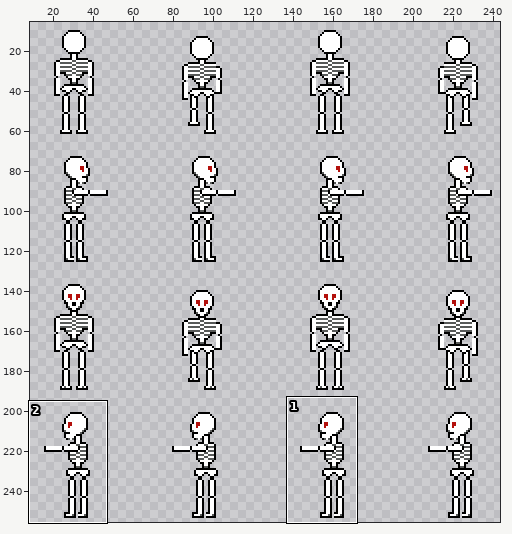
Two versions of one pixel-art file, assets/aseprite/skeleton2.aseprite. The picture above shows the old version from afar; the outline marks the close-up.
Close-up. Before the commit:
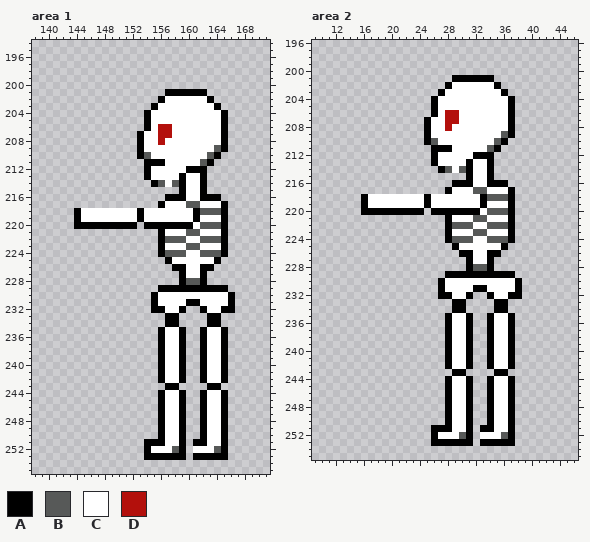
256x256 pixels, 1 frame. Pixels under 10% opacity are left out. Colours within 5 levels of each other are drawn and written as one. Shown: area 1: x 138..171, y 194..255; area 2: x 9..46, y 196..255. The wide view leaves out empty margins. The commit also changed other parts of the picture, which this record leaves out.
Visible layers, top first: "Side", "Skel".
Palette (. is transparent): A #000000  B #575958  C #ffffff  D #b3100c
Pixels before, area 1, first column x 144:
201 .............AAAAAA....
202 ............ACCCCCCA...
203 ...........ACCCCCCCCA..
204 ..........ACCCCCCCCCCA.
205 ..........ACCCCCCCCCCA.
206 ..........ACDDCCCCCCCA.
207 .........ACCDDCCCCCCCA.
208 .........ACCDCCCCCCCCA.
209 .........ACCCCCCCCCCBA.
210 .........ABCCCCCCCCBA..
211 ..........AAACCCCCBA...
212 ..........ACCCCCAAA....
213 ..........ACCCCACCA....
214 ...........ABCBACCA....
215 ...............ACCA....
216 .............AAACCAAA..
217 ............ACCCBBCCCA.
218 ACCCCCCCCACCCCCCCABBBA.
219 ACCCCCCCCACCCCCCCACCCA.
220 AAAAAAAAA.AAAAAAACBBBA.
221 ............ACCCBBCCCA.
222 ............ABBBCCBBBA.
223 ............ACCCBBCCCA.
224 ............ABBBCCBBBA.
225 .............ACCCCCCA..
226 ..............AACCAA...
227 ...............ACCA....
228 ...............ABBA....
229 ............AAAAAAAAAA.
230 ...........ACCCCCCCCCCA
231 ...........ACCCCAACCCCA
232 ...........AACCA..ACCAA
233 .............AA....AA..
234 .............AA....AA..
235 ............ACCA..ACCA.
236 ............ACCA..ACCA.
237 ............ACCA..ACCA.
238 ............ACCA..ACCA.
239 ............ACCA..ACCA.
240 ............ACCA..ACCA.
241 ............ACCA..ACCA.
242 ............ACCA..ACCA.
243 .............AA....AA..
244 ............ACCA..ACCA.
245 ............ACCA..ACCA.
246 ............ACCA..ACCA.
247 ............ACCA..ACCA.
248 ............ACCA..ACCA.
249 ............ACCA..ACCA.
250 ............ACCA..ACCA.
251 ..........AAACCA.AACCA.
252 ..........ACCCBA.CCCBA.
253 ..........AAAAAA.AAAAA.
Pixels before, area 2, first column x 16:
201 .............AAAAAA....
202 ............ACCCCCCA...
203 ...........ACCCCCCCCA..
204 ..........ACCCCCCCCCCA.
205 ..........ACCCCCCCCCCA.
206 ..........ACDDCCCCCCCA.
207 .........ACCDDCCCCCCCA.
208 .........ACCDCCCCCCCCA.
209 .........ACCCCCCCCCCBA.
210 .........ABCCCCCCCCBA..
211 ..........AAACCCCCBA...
212 ..........ACCCCCAAA....
213 ..........ACCCCACCA....
214 ...........ABCBACCA....
215 ...............ACCA....
216 .............AAACCAAA..
217 ............ACCCBBCCCA.
218 ACCCCCCCCACCCCCCCABBBA.
219 ACCCCCCCCACCCCCCCACCCA.
220 AAAAAAAAA.AAAAAAACBBBA.
221 ............ACCCBBCCCA.
222 ............ABBBCCBBBA.
223 ............ACCCBBCCCA.
224 ............ABBBCCBBBA.
225 .............ACCCCCCA..
226 ..............AACCAA...
227 ...............ACCA....
228 ...............ABBA....
229 ............AAAAAAAAAA.
230 ...........ACCCCCCCCCCA
231 ...........ACCCCAACCCCA
232 ...........AACCA..ACCAA
233 .............AA....AA..
234 .............AA....AA..
235 ............ACCA..ACCA.
236 ............ACCA..ACCA.
237 ............ACCA..ACCA.
238 ............ACCA..ACCA.
239 ............ACCA..ACCA.
240 ............ACCA..ACCA.
241 ............ACCA..ACCA.
242 ............ACCA..ACCA.
243 .............AA....AA..
244 ............ACCA..ACCA.
245 ............ACCA..ACCA.
246 ............ACCA..ACCA.
247 ............ACCA..ACCA.
248 ............ACCA..ACCA.
249 ............ACCA..ACCA.
250 ............ACCA..ACCA.
251 ..........AAACCA.AACCA.
252 ..........ACCCBA.CCCBA.
253 ..........AAAAAA.AAAAA.
After the commit:
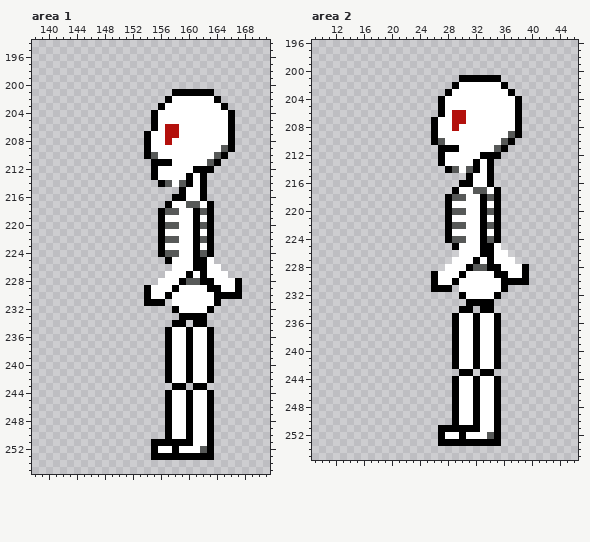
From old to new:
layer "Side_Left" added
layer "Side_Left_Head" added
layer "Side_Legs_Left" added
layer "Side_Legs2_Left" added
layer "Side_Arms2_Left" added
layer "Side_Arms_Left" added
layer "Side" removed
Area 1:
y 201: x 157 A -> .; x 163 . -> A
y 202: x 156..157 AC -> .A; x 163..164 A. -> CA
y 203: x 155..156 AC -> .A; x 164..165 A. -> CA
y 204..205: x 154..155 AC -> .A; x 165..166 A. -> CA
y 206: x 154..156 ACD -> .AC; x 158 C -> D; x 165..166 A. -> CA
y 207: x 153..154 AC -> .A; x 156 D -> C; x 158 C -> D; x 165..166 A. -> CA
y 208: x 153..154 AC -> .A; x 156..157 DC -> CD; x 165..166 A. -> CA
y 209: x 153..154 AC -> .A; x 164..166 BA. -> CBA
y 210: x 153..155 ABC -> .AB; x 163..165 BA. -> CBA
y 211: x 154 A -> .; x 157 C -> A; x 162..164 BA. -> CBA
y 212: x 154..155 AC -> .A; x 160 A -> C; x 163 . -> A
y 213: x 154..155 AC -> .A; x 159..160 AC -> CA
y 214: x 155..160 ABCBAC -> .ABCBA
y 216: x 157 A -> .; x 163..164 AA -> ..
y 217: x 156..157 AC -> .A; x 163..165 CCA -> A..
y 218: x 144..158 ACCCCCCCCACCCCC -> ............ABB; x 163..165 BBA -> A..
y 219: x 144..156 ACCCCCCCCACCC -> ............A; x 163..165 CCA -> A..
y 220: x 144..152 AAAAAAAAA -> .........; x 154..155 AA -> ..; x 157..161 AAAAC -> BBCCA; x 163..165 BBA -> A..
y 221: x 160..161 BB -> CA; x 163..165 CCA -> A..
y 222: x 159 B -> C; x 161 C -> A; x 163..165 BBA -> A..
y 223: x 160..161 BB -> CA; x 163..165 CCA -> A..
y 224: x 159 B -> C; x 161 C -> A; x 163..165 BBA -> A..
y 225: x 161..162 CC -> AA; x 164 A -> .
y 226: x 158..159 AA -> CC; x 161 C -> A; x 163..164 A. -> CC
y 227: x 157..160 ..AC -> CCCA; x 163..165 ... -> CCC
y 228: x 156..158 ... -> CCC; x 163..167 ..... -> ACCCA
y 229: x 154..157 ..AA -> ACCC; x 159..162 AAAA -> CCCC; x 165..167 A.. -> CCA
y 230: x 154..155 .A -> AC; x 157 C -> A; x 164..165 CC -> AA; x 167 . -> A
y 231: x 154 . -> A; x 156..157 CC -> A.; x 160..161 AA -> CC; x 164..166 CCA -> A..
y 232: x 155..166 AACCA..ACCAA -> ...ACCCCA...
y 233: x 157..164 AA....AA -> ..AAAA..
y 234: x 157 A -> .; x 159 . -> A; x 161..164 ..AA -> AA..
y 235..242: x 156..157 AC -> .A; x 159..165 A..ACCA -> CACCA..
y 243: x 157 A -> .; x 159 . -> A; x 161..164 ..AA -> AA..
y 244..250: x 156..157 AC -> .A; x 159..165 A..ACCA -> CACCA..
y 251: x 154 A -> .; x 157..158 CC -> AA; x 160..165 .AACCA -> ACCA..
y 252: x 154..155 AC -> .A; x 158..160 BA. -> ACC; x 162..165 CCBA -> BA..
y 253: x 154 A -> .; x 160 . -> A; x 164..165 AA -> ..
Area 2:
y 201: x 29 A -> .; x 35 . -> A
y 202: x 28..29 AC -> .A; x 35..36 A. -> CA
y 203: x 27..28 AC -> .A; x 36..37 A. -> CA
y 204..205: x 26..27 AC -> .A; x 37..38 A. -> CA
y 206: x 26..28 ACD -> .AC; x 30 C -> D; x 37..38 A. -> CA
y 207: x 25..26 AC -> .A; x 28 D -> C; x 30 C -> D; x 37..38 A. -> CA
y 208: x 25..26 AC -> .A; x 28..29 DC -> CD; x 37..38 A. -> CA
y 209: x 25..26 AC -> .A; x 36..38 BA. -> CBA
y 210: x 25..27 ABC -> .AB; x 35..37 BA. -> CBA
y 211: x 26 A -> .; x 29 C -> A; x 34..36 BA. -> CBA
y 212: x 26..27 AC -> .A; x 32 A -> C; x 35 . -> A
y 213: x 26..27 AC -> .A; x 31..32 AC -> CA
y 214: x 27..32 ABCBAC -> .ABCBA
y 216: x 29 A -> .; x 35..36 AA -> ..
y 217: x 28..29 AC -> .A; x 35..37 CCA -> A..
y 218: x 16..30 ACCCCCCCCACCCCC -> ............ABB; x 35..37 BBA -> A..
y 219: x 16..28 ACCCCCCCCACCC -> ............A; x 35..37 CCA -> A..
y 220: x 16..24 AAAAAAAAA -> .........; x 26..27 AA -> ..; x 29..33 AAAAC -> BBCCA; x 35..37 BBA -> A..
y 221: x 32..33 BB -> CA; x 35..37 CCA -> A..
y 222: x 31 B -> C; x 33 C -> A; x 35..37 BBA -> A..
y 223: x 32..33 BB -> CA; x 35..37 CCA -> A..
y 224: x 31 B -> C; x 33 C -> A; x 35..37 BBA -> A..
y 225: x 33..34 CC -> AA; x 36 A -> .
y 226: x 30..31 AA -> CC; x 33 C -> A; x 35..36 A. -> CC
y 227: x 29..32 ..AC -> CCCA; x 35..37 ... -> CCC
y 228: x 28..30 ... -> CCC; x 35..39 ..... -> ACCCA
y 229: x 26..29 ..AA -> ACCC; x 31..34 AAAA -> CCCC; x 37..39 A.. -> CCA
y 230: x 26..27 .A -> AC; x 29 C -> A; x 36..37 CC -> AA; x 39 . -> A
y 231: x 26 . -> A; x 28..29 CC -> A.; x 32..33 AA -> CC; x 36..38 CCA -> A..
y 232: x 27..38 AACCA..ACCAA -> ...ACCCCA...
y 233: x 29..36 AA....AA -> ..AAAA..
y 234: x 29 A -> .; x 31 . -> A; x 33..36 ..AA -> AA..
y 235..242: x 28..29 AC -> .A; x 31..37 A..ACCA -> CACCA..
y 243: x 29 A -> .; x 31 . -> A; x 33..36 ..AA -> AA..
y 244..250: x 28..29 AC -> .A; x 31..37 A..ACCA -> CACCA..
y 251: x 26 A -> .; x 29..30 CC -> AA; x 32..37 .AACCA -> ACCA..
y 252: x 26..27 AC -> .A; x 30..32 BA. -> ACC; x 34..37 CCBA -> BA..
y 253: x 26 A -> .; x 32 . -> A; x 36..37 AA -> ..
